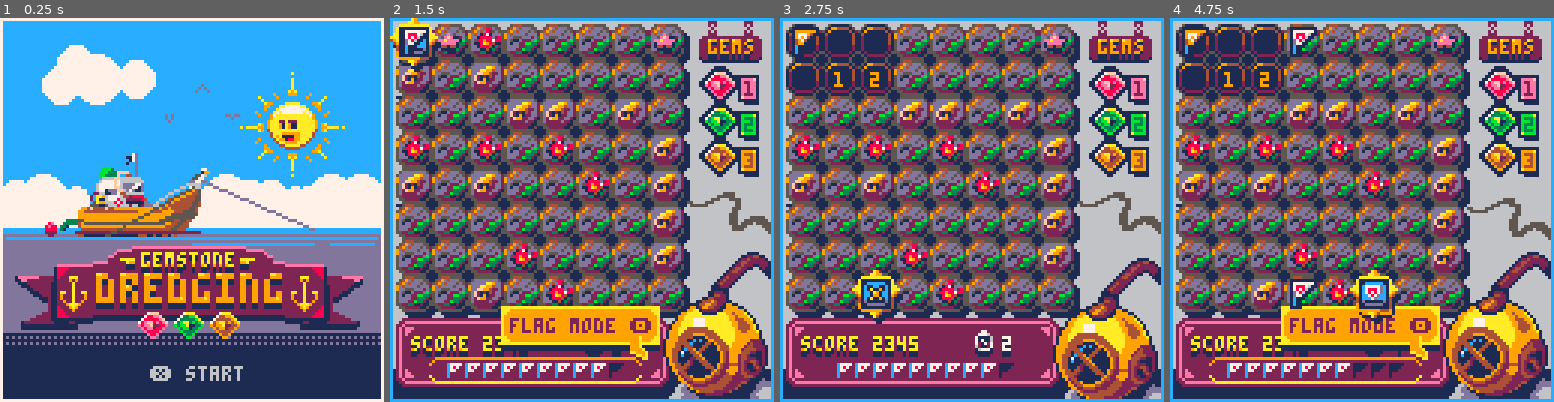
Above: before the commit, frames 1-4 (left to right).
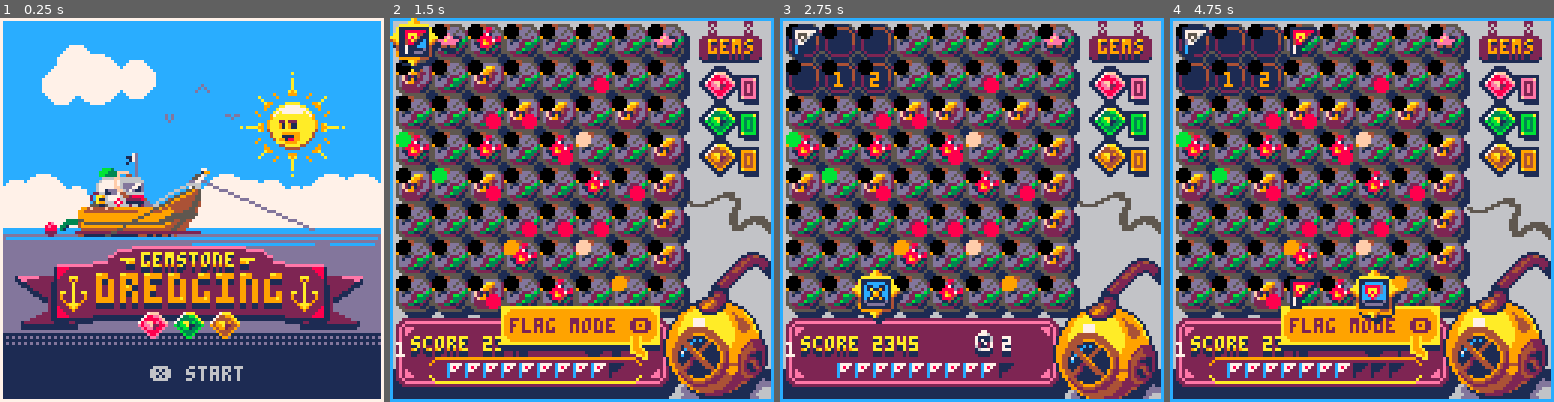
Above: after the commit, the same moments.

Repository: TheSailor1/PICO-8
Game: PICO-8 cartridge gem/gem.p8
Same seed, same stepped clock (60 frames per second), same inputs: the game is played once before the commit and once after it.
Inputs:
- Up to frame 1 (0.25 s): no input
- Up to frame 2 (1.5 s): tap X (X key) at 0.33, 1.07 s; tap O (Z key) at 0.7 s
- Up to frame 3 (2.75 s): hold Right 1.6-2.1 s; tap O (Z key) at 1.7, 2.1, 2.5 s; tap X (X key) at 1.85 s; hold Up 2.15-2.42 s; hold Right from 2.47 s (still down)
- Up to frame 4 (4.75 s): tap O (Z key) every 0.4 s from 2.9 to 4.5 s; tap X (X key) at 2.97, 4.08 s; release Right at 3.03 s; hold Left 3.08-3.58 s; hold Down 3.63-3.97 s; hold Right 4.02-4.68 s; hold Up from 4.73 s (still down)

The runs differ from the first frame. In frame 1, less than 0.1% of the frame differs, in the area x 71-73%, y 30-33%; in frame 2, 9.6%; in frame 3, 9.4%; in frame 4, 9.9%, in the area x 1-95%, y 1-89%.

Commit message:
Gems are placed within tiles

Diff:
--- a/gem/gem.p8
+++ b/gem/gem.p8
@@ -12,6 +12,10 @@
 
 	--★
 	debug={}
+
+	--★
+	showmines=true
+	showgems=true
 end
 
 function _update60()
@@ -159,6 +163,7 @@
 				revealed=false,
 				hasmine=false,
 				warn=0,
+				hasgem="n",
 				flag=false,
 				spx=rnd({0,0,0,0,0,0,0,0,12,24,36}),
 				spy=0
@@ -180,9 +185,31 @@
 		end
 	end
 
-	gems_r=1
-	gems_g=2
-	gems_o=3
+	gems_r=0
+	gems_g=0
+	gems_o=0
+
+
+	allgems=flr(rnd(11))
+	while allgems>0 do
+		local pickedgem
+		choices=rnd(1)
+		if choices<0.1 then
+			pickedgem="o"
+		elseif choices<0.4 then
+			pickedgem="g"
+		else
+			pickedgem="r"
+		end
+		rtile=3+flr(rnd(#tiles-3))
+		debug[1]=allgems
+		if tiles[rtile].hasgem=="n" and
+		not tiles[rtile].hasmine then
+			tiles[rtile].hasgem=pickedgem
+			allgems-=1
+		end
+	end
+
 end--ini_board()
 
 function drw_bkg()
@@ -216,8 +243,36 @@
 			t.warn>0 then
 				print(t.warn,6+t.id_x,6+t.id_y,9)
 		end
-
 	end--for
+
+	--★
+	if showgems then
+		local g,c
+		for g in all(tiles) do
+			if g.hasgem=="r" then
+				c=15
+			elseif g.hasgem=="g" then
+				c=11
+			elseif g.hasgem=="o" then
+				c=9
+			else
+				c=0
+			end
+
+			circfill(g.id_x+4,g.id_y+4,2,c)
+		end
+	end
+	if showmines then
+		local m
+		for m in all(tiles) do
+			if m.hasmine then
+				circfill(m.id_x+10,m.id_y+10,2,8)
+			end
+		end
+	end
+	--★
+
+
 end--drw_board()
 
 function drw_cursor()
@@ -398,10 +453,17 @@
 			and not tiles[t].revealed
 			and not tiles[t].flag) then
 				tiles[t].revealed=true
+				checkgems(t)
 				checkaround(t)
 			end
 	end
 end--opentile
+
+function checkgems(_t)
+	if (tiles[_t].hasgem=="r") gems_r+=1
+	if (tiles[_t].hasgem=="g") gems_g+=1
+	if (tiles[_t].hasgem=="o") gems_o+=1
+end
 
 function flagtile()
 	local t
@@ -442,9 +504,9 @@
 			if flags[f].x==tiles[t].id_x and
 			flags[f].y==tiles[t].id_y then
 				if tiles[t].revealed and tiles[t].flag then
+					sspr(36,12,9,10,flags[f].x+4,flags[f].y+3)
+				else
 					sspr(39,109,9,10,flags[f].x+4,flags[f].y+3)
-				else
-					sspr(36,12,9,10,flags[f].x+4,flags[f].y+3)
 				end
 			end
 		end
@@ -463,6 +525,7 @@
 	if not tiles[u].revealed and
 	not tiles[u].hasmine then
 		tiles[u].revealed=true
+		checkgems(u)
 		checkaround2(u)
 	elseif tiles[u].hasmine then
 		tiles[_t].warn+=1
@@ -477,6 +540,7 @@
 	if not tiles[d].revealed and
 	not tiles[d].hasmine then
 		tiles[d].revealed=true
+		checkgems(d)
 		checkaround2(d)
 	elseif tiles[d].hasmine then
 		tiles[_t].warn+=1
@@ -491,6 +555,7 @@
 	if not tiles[l].revealed and
 	not tiles[l].hasmine then
 		tiles[l].revealed=true
+		checkgems(l)
 		checkaround2(l)
 	elseif tiles[l].hasmine then
 		tiles[_t].warn+=1
@@ -505,6 +570,7 @@
 	if not tiles[r].revealed and
 	not tiles[r].hasmine then
 		tiles[r].revealed=true
+		checkgems(r)
 		checkaround2(r)
 	elseif tiles[r].hasmine then
 		tiles[_t].warn+=1
@@ -521,6 +587,7 @@
 	if not tiles[tl].revealed and
 	not tiles[tl].hasmine then
 		tiles[tl].revealed=true
+		checkgems(tl)
 		checkaround2(tl)
 	elseif tiles[tl].hasmine then
 		tiles[_t].warn+=1
@@ -536,6 +603,7 @@
 	if not tiles[tr].revealed and
 	not tiles[tr].hasmine then
 		tiles[tr].revealed=true
+		checkgems(tr)
 		checkaround2(tr)
 	elseif tiles[tr].hasmine then
 		tiles[_t].warn+=1
@@ -551,6 +619,7 @@
 	if not tiles[bl].revealed and
 	not tiles[bl].hasmine then
 		tiles[bl].revealed=true
+		checkgems(bl)
 		checkaround2(bl)
 	elseif tiles[bl].hasmine then
 		tiles[_t].warn+=1
@@ -566,6 +635,7 @@
 	if not tiles[br].revealed and
 	not tiles[br].hasmine then
 		tiles[br].revealed=true
+		checkgems(br)
 		checkaround2(br)
 	elseif tiles[br].hasmine then
 		tiles[_t].warn+=1
Not shown, changed: 51 lines of the sprite sheet (__gfx__) section of gem/gem.p8
